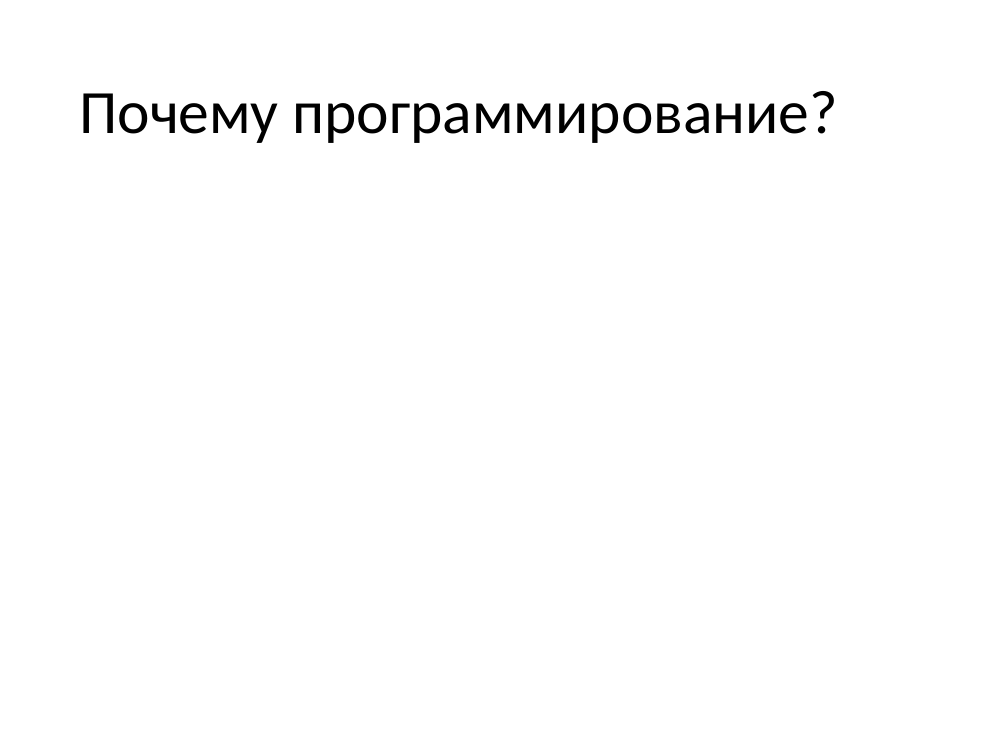
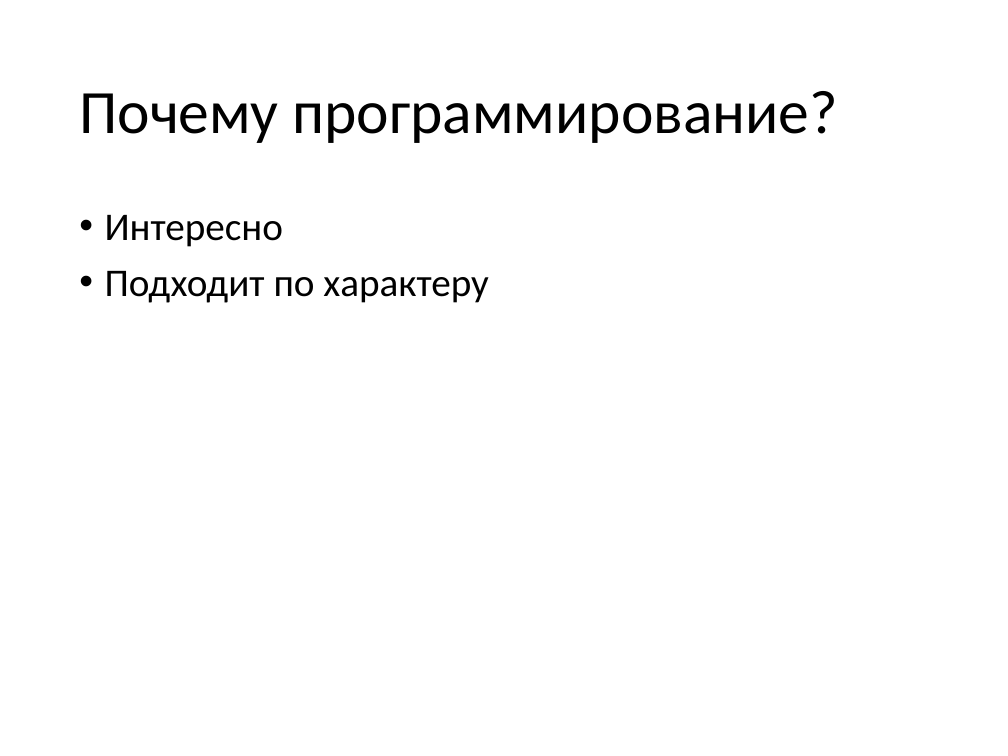
Before and after one commit to vitali-kviatkouski/personal, a slide deck: slide 3 of epamkids/EPAMKids.pptx. Drawn at 1008x756 pixels with LibreOffice and Linux fonts; fonts in the diff are those of the drawing. Boxes give left, top, right and bottom in pixels: in the first picture for what was removed or moved away, otherwise in the second. Text is boxed around its words. In the diff, an @@ line names an element or a change of style, - is before the commit and + after.

```diff
--- a/epamkids/EPAMKids.pptx
+++ b/epamkids/EPAMKids.pptx
@@ text added at [105,215,488,303], 28 pt, text #000000 @@
+• Интересно
+• Подходит по характеру
```
Also in this commit, not shown: 2 other slides changed, 19 slides added, 1 slide removed.
